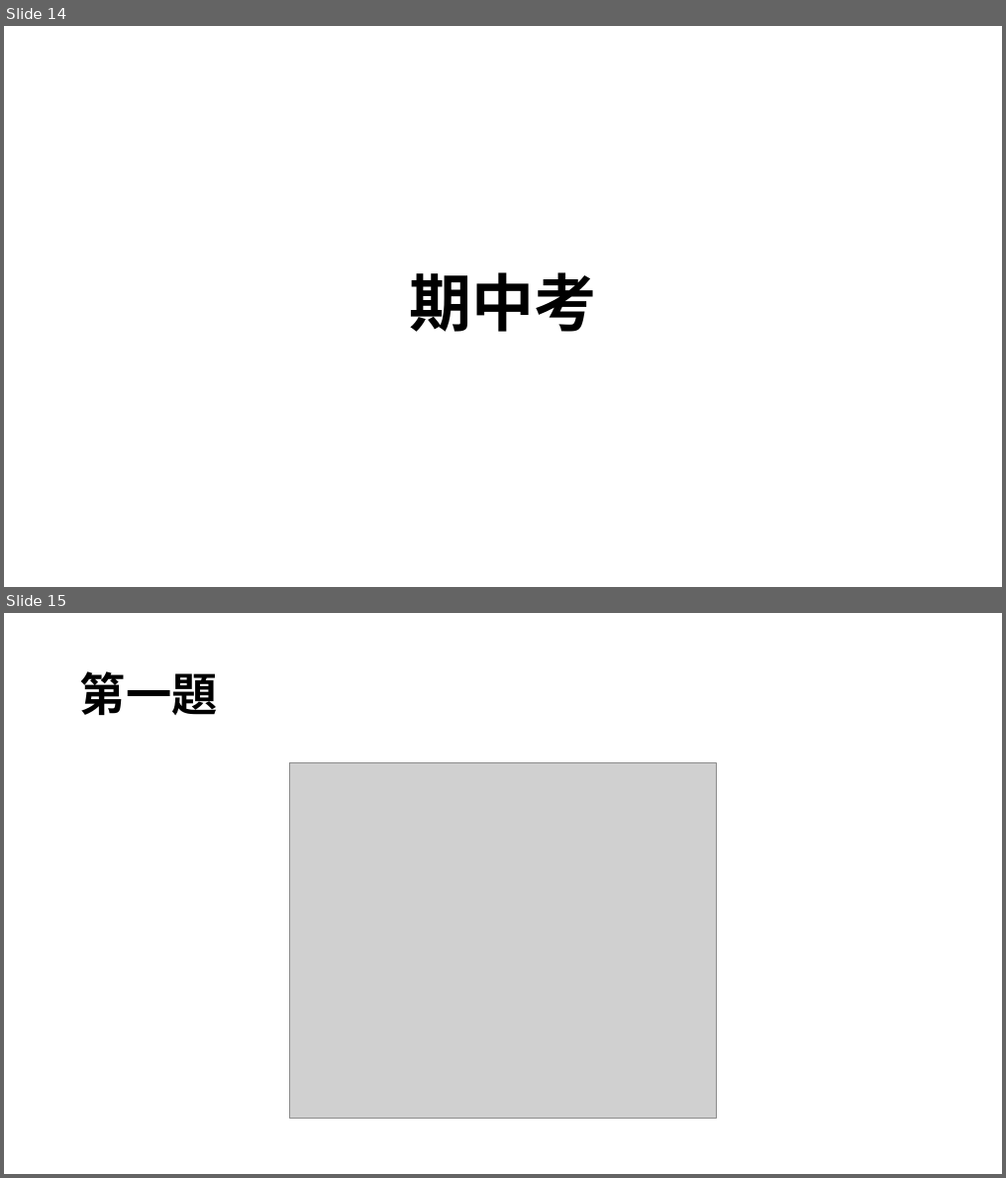
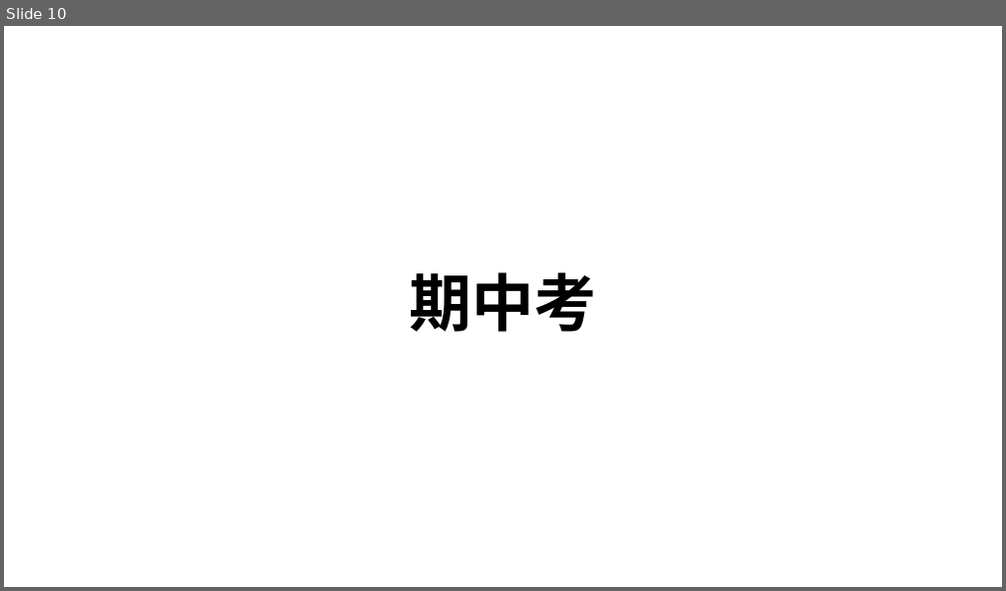
Before and after one commit to Azia0403/matlab-course, a slide deck: DSP_劉豐茗_張芫睿.pptx. Shown one above the other, each under a label of ours: slides 14 and 15 before the commit, slide 10 after it. The pictures are 1006x1178 and 1006x591 pixels, drawn with LibreOffice and Linux fonts; fonts in the diff are those of the drawing; grey boxes stand for pictures. Boxes give left, top, right and bottom in pixels: in the first picture for what was removed or moved away, otherwise in the second. Text is boxed around its words. In the diff, an @@ line names an element or a change of style, - is before the commit and + after.

```diff
--- a/DSP_劉豐茗_張芫睿.pptx
+++ b/DSP_劉豐茗_張芫睿.pptx
@@ slide 15 removed at box(4, 613, 1002, 1174), background #FFFFFF @@
@@ title removed at box(80, 671, 218, 715) @@
-第一題
@@ picture removed at box(290, 762, 716, 1119) @@
@@ what was slide 14 is now slide 10 @@
```
Also in this commit, not shown: 4 slides changed, 4 slides added, 4 other slides removed.
